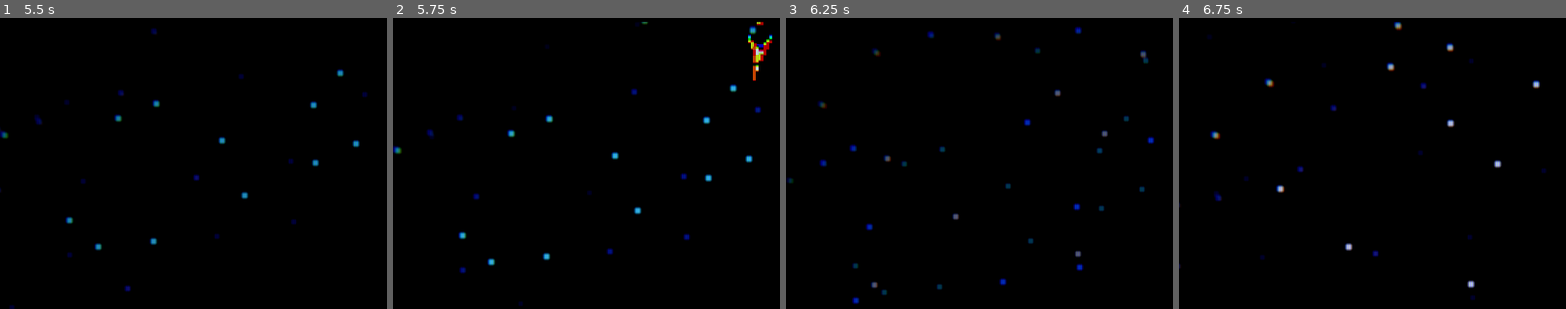
Above: before the commit, frames 1-4 (left to right).
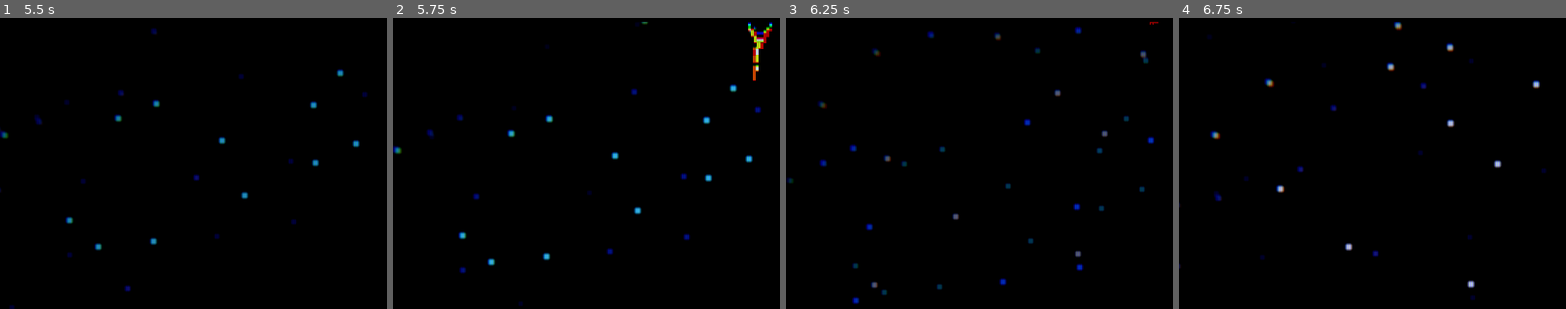
Above: after the commit, the same moments.

Repository: emchar1/Astro-Warrior
Game: Godot game, scene res://scenes/main.tscn
Same seed, same stepped clock (60 frames per second), same inputs: the game is played once before the commit and once after it.
Inputs:
- Up to frame 1 (5.5 s): tap Enter (ui_accept) at 0.5, 0.77, 1.52, 3.02, 3.77, 4.52 s; hold Right (move_right) 0.53-1.28 s; hold Space (shoot) 0.53-1.28 s; hold Down (move_down) 1.28-2.03 s; tap K (shoot2) at 1.35, 2.85, 4.35 s; hold Right (move_right) 2.03-2.78 s; hold Space (shoot) 2.03-2.78 s; hold Up (move_up) 2.78-3.53 s; hold Space (shoot) 3.53-4.28 s; hold Left (move_left) 3.53-5.03 s; hold Down (move_down) from 5.03 s (still down); hold Space (shoot) from 5.03 s (still down)
- Up to frame 2 (5.75 s): keep holding Down (move_down); keep holding Space (shoot)
- Up to frame 3 (6.25 s): release Down (move_down) at 5.78 s; release Space (shoot) at 5.78 s; hold Right (move_right) from 5.78 s (still down); tap K (shoot2) at 5.85 s; tap Enter (ui_accept) at 6.02 s
- Up to frame 4 (6.75 s): release Right (move_right) at 6.53 s; hold Up (move_up) from 6.53 s (still down); hold Space (shoot) from 6.53 s (still down)
The pictures show only the part of the screen within x 3-53%, y 0-50%; the shares and areas given below are measured in that part.

Frame 1 is identical in both runs. In frame 2, 0.5% of the frame differs, in the area x 91-98%, y 1-15%; in frame 3, less than 0.1%; in frame 4, nothing differs.

Commit message:
Refactor.

Diff:
--- a/scripts/level_1.gd
+++ b/scripts/level_1.gd
@@ -30,7 +30,7 @@
 
 			_spawn_enemy_helper(
 				EnemyConfig.Type.FORM_AR,
-				Vector2(GameState.screen_size.x / 2, -4.0)
+				Vector2(GameState.screen_size.x / 2, -8.0)
 			)
 
 	if checkpoint < 200 and position.y >= 200:
@@ -39,7 +39,7 @@
 
 			_spawn_enemy_helper(
 				EnemyConfig.Type.FORM_A,
-				Vector2(GameState.screen_size.x / 2, -4.0)
+				Vector2(GameState.screen_size.x / 2, -8.0)
 			)
 
 	# PINK BALLS
@@ -115,7 +115,7 @@
 
 			_spawn_enemy_helper(
 				EnemyConfig.Type.FORM_B,
-				Vector2(GameState.screen_size.x / 2, -4.0)
+				Vector2(GameState.screen_size.x / 2, -8.0)
 			)
 
 	# PINK BALLS
@@ -162,7 +162,7 @@
 
 			_spawn_enemy_helper(
 				EnemyConfig.Type.FORM_C,
-				Vector2(GameState.screen_size.x / 2, -4.0)
+				Vector2(GameState.screen_size.x / 2, -8.0)
 			)
 
 	# BLUE BALLS
@@ -211,7 +211,7 @@
 
 			_spawn_enemy_helper(
 				EnemyConfig.Type.FORM_BR,
-				Vector2(GameState.screen_size.x / 2, -4.0)
+				Vector2(GameState.screen_size.x / 2, -8.0)
 			)
 
 	# PINK BALLS
@@ -258,7 +258,7 @@
 
 			_spawn_enemy_helper(
 				EnemyConfig.Type.FORM_C,
-				Vector2(GameState.screen_size.x / 2, -4.0)
+				Vector2(GameState.screen_size.x / 2, -8.0)
 			)
 
 	# TIE FIGHTERS
